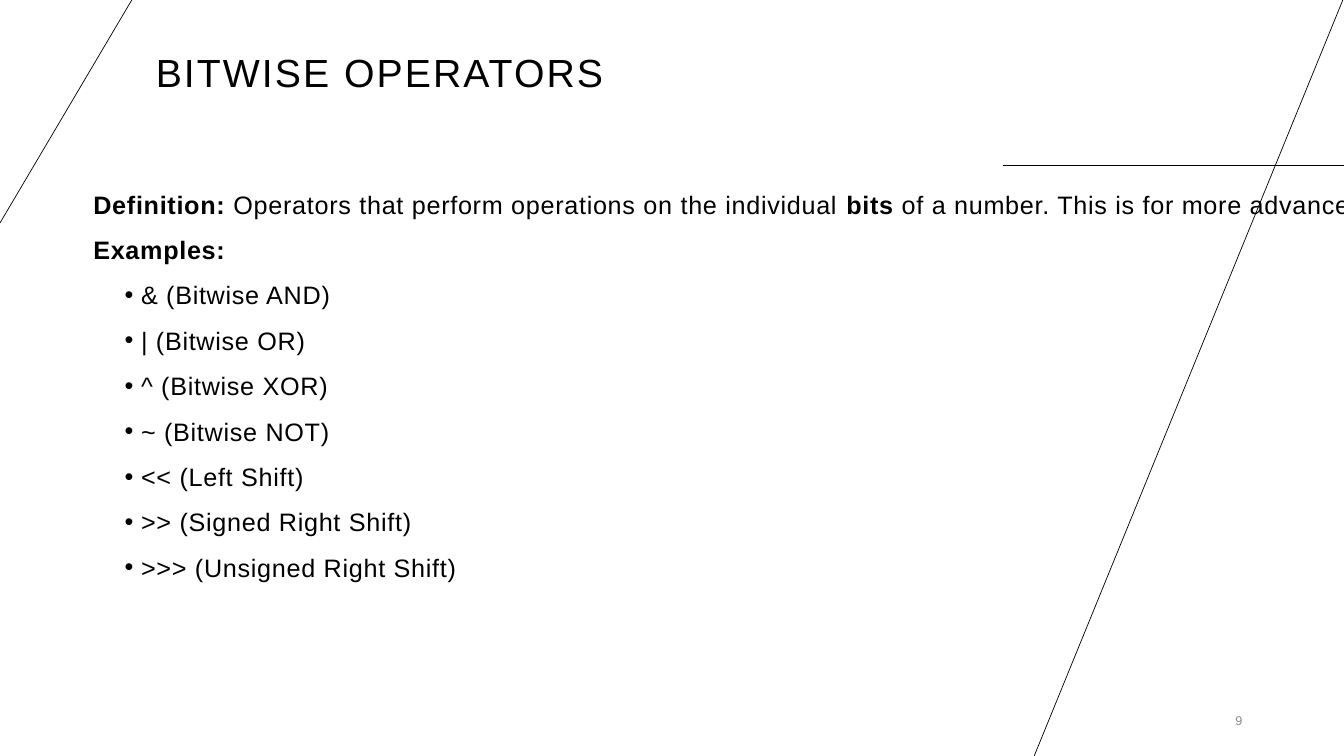
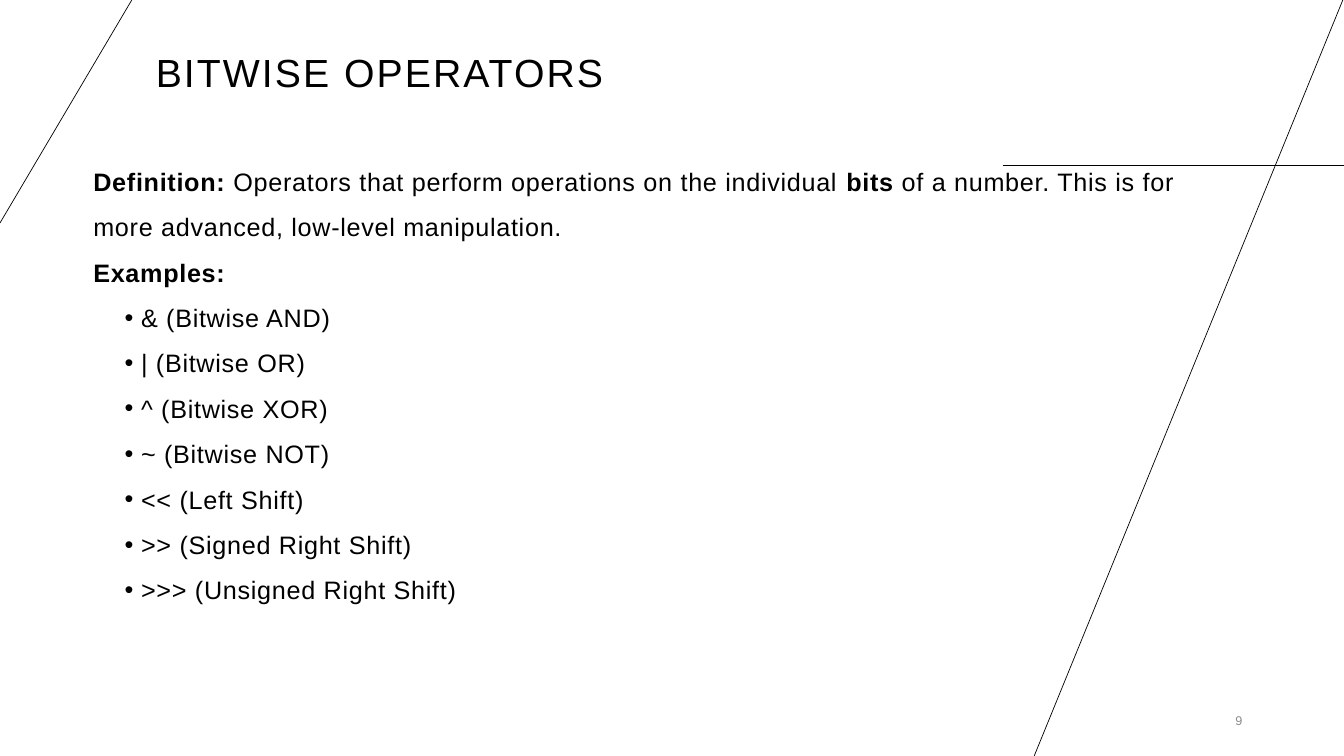
Before and after one commit to sanjiv-16/SPOTKNACK-03BACKE25, a slide deck: slide 9 of S02/03BACKE25 Session 02.pptx. Drawn at 1344x756 pixels with LibreOffice and Linux fonts; fonts in the diff are those of the drawing. Boxes give left, top, right and bottom in pixels: in the first picture for what was removed or moved away, otherwise in the second. Text is boxed around its words. In the diff, an @@ line names an element or a change of style, - is before the commit and + after.

Commit message:
Initial commit for the Java session

```diff
--- a/S02/03BACKE25 Session 02.pptx
+++ b/S02/03BACKE25 Session 02.pptx
@@ text "Definition: Operators that perform operations ..." rewrapped from [93, 195, 1241, 582] to [93, 172, 1174, 605] @@
```
